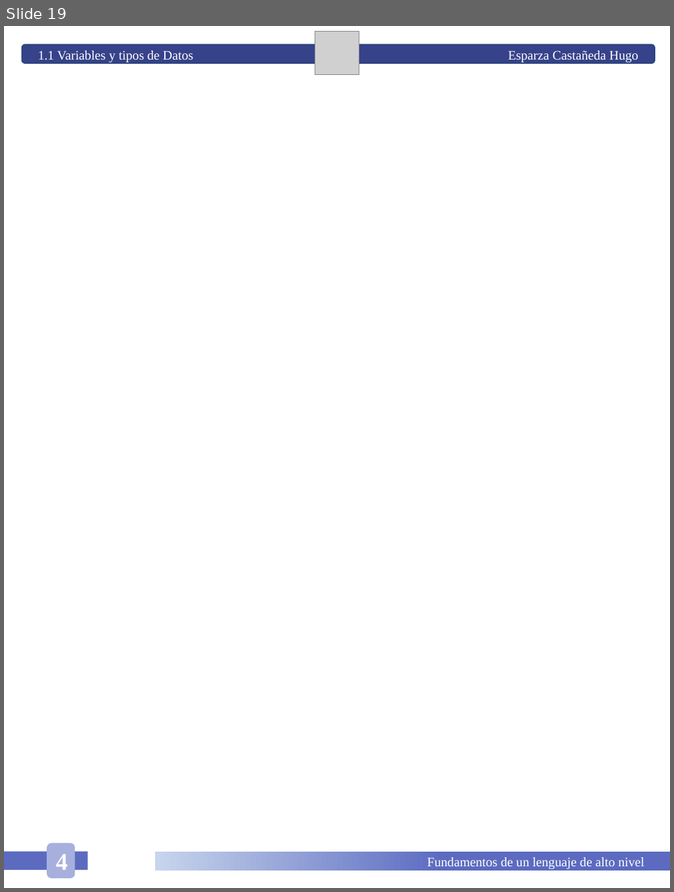
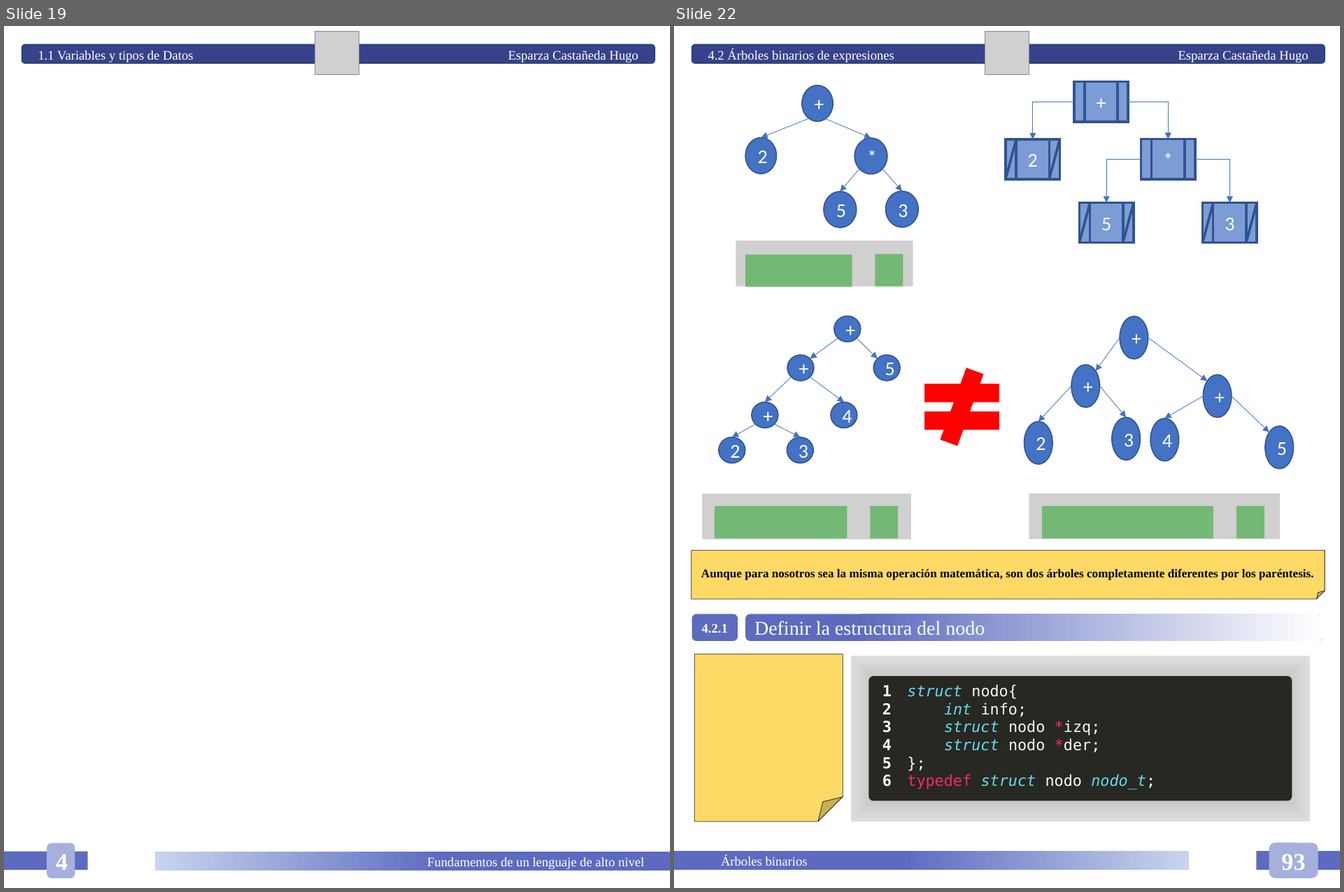
Before and after one commit to HugoEsparzaC/Libreta-Estructuras-II, a slide deck: Estructuras de Datos II.pptx. Shown side by side, each under a label of ours: slide 19 before the commit, slides 19 and 22 after it; the slides between them are not shown. The pictures are 674x892 and 1344x892 pixels, drawn with LibreOffice and Linux fonts; fonts in the diff are those of the drawing; grey boxes stand for pictures. Boxes give left, top, right and bottom in pixels: in the first picture for what was removed or moved away, otherwise in the second. Text is boxed around its words. In the diff, an @@ line names an element or a change of style, - is before the commit and + after.

```diff
--- a/Estructuras de Datos II.pptx
+++ b/Estructuras de Datos II.pptx
@@ slide 22 added at (674,26,1340,888), background #FFFFFF @@
@@ rounded rectangle added at (692,45,1326,64), fill #36428A, outline #28457A 1 pt, 12 pt, text #FFFFFF @@
+4.2 Árboles binarios de expresiones Esparza Castañeda Hugo
@@ picture added at (986,31,1029,74) @@
@@ group added at (745,85,918,228): 5 ellipses, 4 arrows @@
++
+*
+2
+3
+5
@@ group added at (1006,82,1257,243): 15 rectangles, 6 lines, 4 elbow arrows @@
++
+3
+*
+2
+5
@@ picture added at (736,241,913,286) @@
@@ rectangle added at (745,255,852,287), fill #18A41B at 50% opacity @@
@@ rectangle added at (876,254,904,286), fill #18A41B at 50% opacity @@
@@ math not equal added at (911,368,1014,446), fill #FF0000 @@
@@ group added at (1025,316,1294,469): 7 ellipses, 6 arrows @@
++
++
++
+5
+2
+4
+3
@@ group added at (719,316,901,464): 7 ellipses, 6 arrows @@
++
++
+5
++
+2
+4
+3
@@ picture added at (702,494,911,540) @@
@@ rectangle added at (715,507,848,538), fill #18A41B at 50% opacity @@
@@ rectangle added at (870,507,898,538), fill #18A41B at 50% opacity @@
@@ picture added at (1029,494,1280,540) @@
@@ rectangle added at (1042,507,1214,538), fill #18A41B at 50% opacity @@
@@ rectangle added at (1237,507,1265,538), fill #18A41B at 50% opacity @@
@@ folded corner added at (692,550,1325,599), fill #FFD966, outline #1E1F1C 0.5 pt @@
@@ text added at (701,569,1314,580), 11 pt, text #000000, bold @@
+Aunque para nosotros sea la misma operación matemática, son dos árboles completamente diferentes por los paréntesis.
@@ rounded rectangle added at (692,614,738,641), fill #5C6BC0, 12 pt, text #FFFFFF, bold @@
+4.2.1
@@ rounded rectangle added at (745,614,1322,641), fill gradient #5C6BC0 to #FFFFFF, 18 pt, text #FFFFFF @@
+Definir la estructura del nodo
@@ folded corner added at (694,654,843,822), fill #FFD966, outline #272822 0.5 pt @@
@@ rectangle added at (850,655,1310,822), fill gradient #7B7B7B to #BCBCBC to #DEDEDE to #FFFFFF @@
@@ rounded rectangle added at (869,677,1293,802), fill #272822 @@
@@ table added at (869,679,1194,797), 1 rows, 2 columns @@
+1 / 2 / 3 / 4 / 5 / 6 | struct nodo{ / int info; / struct nodo *izq; / struct nodo *der; / }; / typedef struct nodo nodo_t;
@@ rounded rectangle added at (1269,843,1318,878), fill #A7AFDD, 22 pt, text #FFFFFF, bold @@
+93
@@ rectangle added at (674,851,1189,870), fill gradient #5C6BC0 to #C7D5ED, 12 pt, text #FFFFFF @@
+Árboles binarios
@@ rectangle added at (1256,851,1340,870), fill #5C6BC0 @@
```
Also in this commit, not shown: 2 slides changed, 1 other file.
